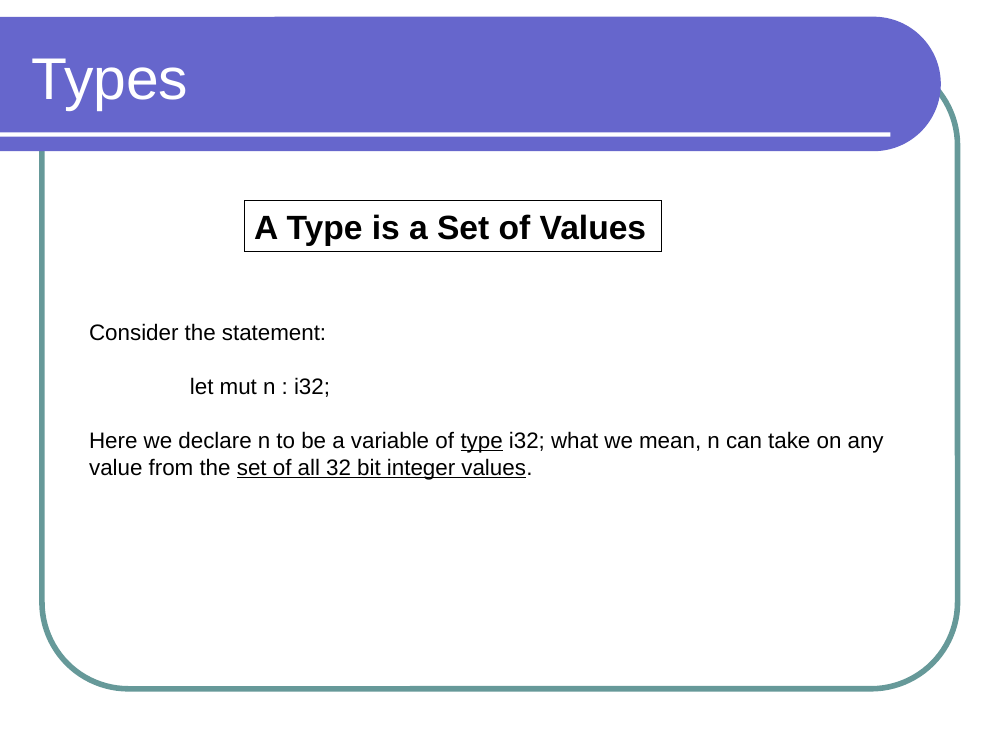
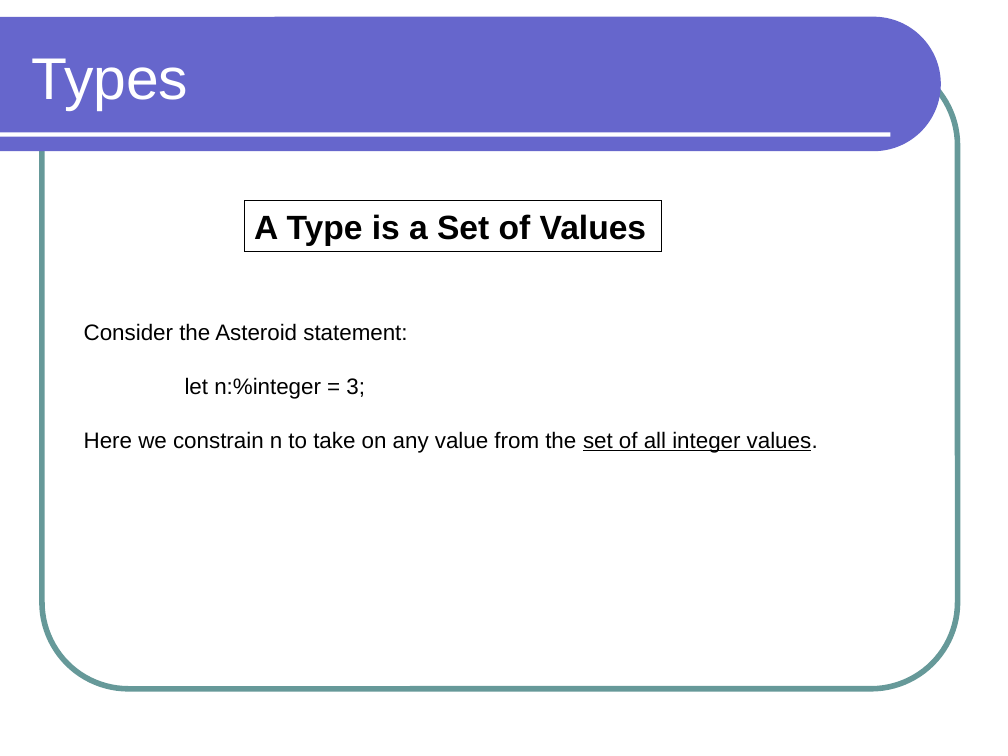
Before and after one commit to lutzhamel/CSC301, a slide deck: slide 1 of notes/csc301-ln003.ppt. Drawn at 1008x756 pixels with LibreOffice and Linux fonts; fonts in the diff are those of the drawing. Boxes give left, top, right and bottom in pixels: in the first picture for what was removed or moved away, otherwise in the second. Text is boxed around its words. In the diff, an @@ line names an element or a change of style, - is before the commit and + after.

Commit message:
moving to asteroid

```diff
--- a/notes/csc301-ln003.ppt
+++ b/notes/csc301-ln003.ppt
@@ text at (84, 323, 818, 453): text changed @@
-Consider the statement:
-let mut n : i32;
-Here we declare n to be a variable of type i32; what we mean, n can take on any
-value from the set of all 32 bit integer values.
+Consider the Asteroid statement:
+let n:%integer = 3;
+Here we constrain n to take on any value from the set of all integer values.
```
Also in this commit, not shown: 11 other slides changed, 3 slides added, 6 slides removed, 5 other files.
